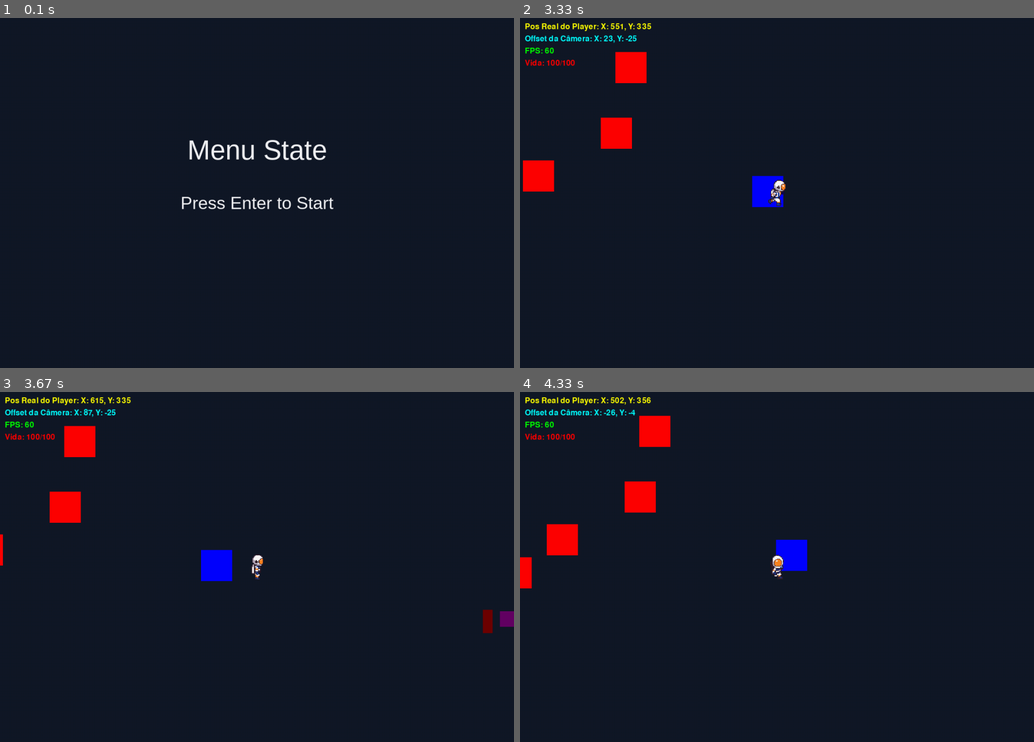
Above: before the commit, frames 1-4 (two rows, left to right).
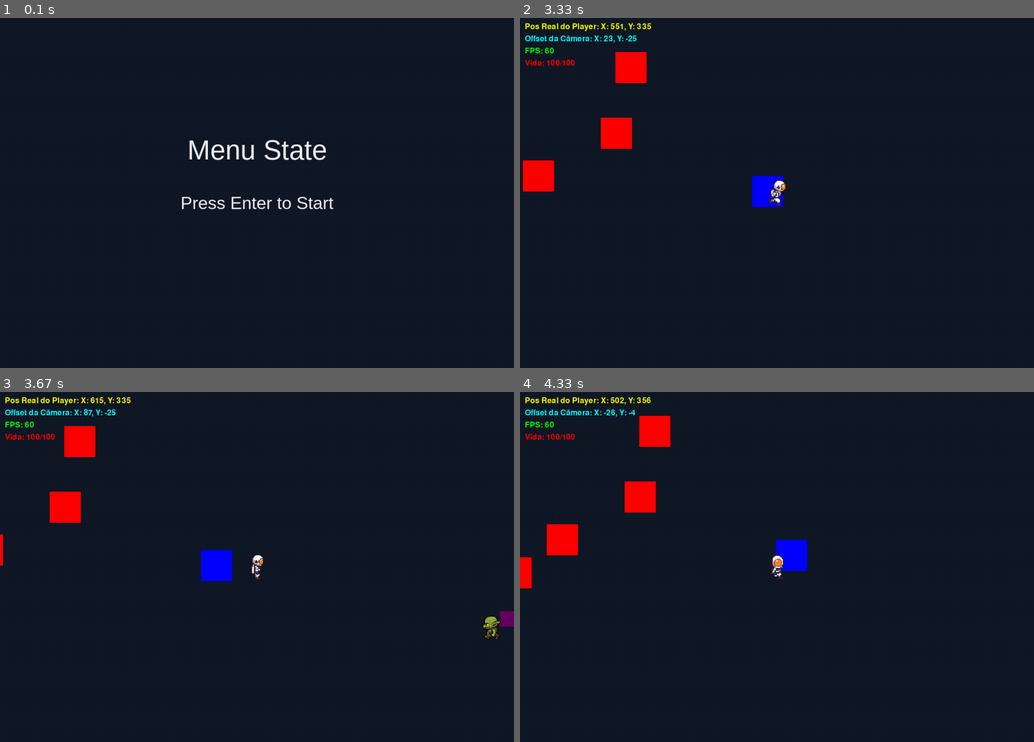
Above: after the commit, the same moments.

Repository: vitorpsogarcia/terranon
Game: pygame game, started from src/main.py
Same seed, same stepped clock (60 frames per second), same inputs: the game is played once before the commit and once after it.
Inputs (mouse positions are in pixels of both pictures, inside the frame that each line leads up to):
- Up to frame 1 (0.1 s): no input
- Up to frame 2 (3.33 s): tap Enter at 0.33, 1.83, 2.17 s; click (828, 217) at 0.72 s; hold D 1-1.47 s; move the mouse to (735, 179) at 1.03 s; hold W 1.5-1.8 s; tap K at 1.65 s; tap I at 2.5, 2.83 s; hold D from 3.17 s (still down)
- Up to frame 3 (3.67 s): release D at 3.63 s
- Up to frame 4 (4.33 s): hold A 3.67-4.2 s; tap Enter at 3.82 s; hold S from 4.23 s (still down)

Frames 1-2 are identical in both runs. In frame 3, 0.2% of the frame differs, in the area x 93-98%, y 62-71%; in frame 4, nothing differs.

Commit message:
feat: Adicionado o inimigo goblin com animações e atualizações do gerador de inimigos para utilizar o goblin.

Diff:
--- a/src/core/enums/directions_enum.py
+++ b/src/core/enums/directions_enum.py
@@ -23,6 +23,10 @@
         return list(DirectionsEnum)
 
     @staticmethod
+    def four_direction_list():
+        return [DirectionsEnum.NORTH, DirectionsEnum.SOUTH, DirectionsEnum.EAST, DirectionsEnum.WEST]
+
+    @staticmethod
     def get_by_text(text: str):
         for direction in DirectionsEnum:
             if direction.text == text:
--- /dev/null
+++ b/src/entities/character/goblin.py
@@ -0,0 +1,56 @@
+from core.enums.directions_enum import DirectionsEnum
+from core.settings.settings import ASSETS_FOLDER
+from entities.enemy import Enemy
+from utils.image import load_image
+
+class Goblin(Enemy):
+
+    def __init__(self, x: float, y: float, path: list, speed: float = 80.0, damage: int = 10, *groups):
+        super().__init__(x, y, path, speed, *groups)
+
+        self.health.max_hp = 50.0
+        self.damage = damage
+        self._last_direction = DirectionsEnum.NORTH
+        self.last_direction = self._last_direction.text
+        self.current_state = "walking"
+        self._current_anim = f"walking_{self._last_direction.text}"
+        self._setup_animations()
+        self.animator.play(self._current_anim)
+        self.animator.update(0.0)
+
+    def update(self, dt: float):
+        super().update(dt)
+        new_anim_name = f"{self.current_state}_{self.last_direction}"
+
+        if self._current_anim != new_anim_name:
+            self._current_anim = new_anim_name
+            self.animator.play(self._current_anim)
+
+        self.animator.update(dt)
+
+
+    def _setup_animations(self):
+            goblin_root = ASSETS_FOLDER / "images" / "goblin-pack" / "frames"
+
+            for direction in DirectionsEnum.four_direction_list():
+                direction_value = direction.text
+                running_dir = goblin_root / direction_value
+
+                idle_frame = None
+                running_frames = []
+
+                for i in range(6):
+                    image_path = running_dir / f"{i}.png"
+                    try:
+                        image = load_image(image_path, scale=self.scale)
+                        if i == 0:
+                            idle_frame = image
+                        else:
+                            running_frames.append(image)
+                    except FileNotFoundError:
+                        break
+
+                move_frames = running_frames if running_frames else [idle_frame]
+
+                self.animator.add_animation(f"idle_{direction_value}", [idle_frame], frame_duration=1.0)
+                self.animator.add_animation(f"walking_{direction_value}", move_frames, frame_duration=1 / 7.0)
--- a/src/entities/enemy.py
+++ b/src/entities/enemy.py
@@ -2,12 +2,12 @@
 from typing import List
 from entities.character.characters import Character
 from utils.direction import get_direction_str_by_vector
-from core.event_manager import EventManager
-from core.enums.game_event_enum import GameEventEnum
 
 class Enemy(Character):
     def __init__(self, x: float, y: float, path: List[pygame.math.Vector2], speed: float = 50.0, *groups: pygame.sprite.Group):
         super().__init__((x, y), speed, *groups)
+
+        self.scale = 0.3
 
         self.path = path
         self.current_waypoint_index = 0
--- a/src/entities/enemy_spawner.py
+++ b/src/entities/enemy_spawner.py
@@ -1,6 +1,7 @@
 import pygame
 from typing import List
 from core.game_object import StaticObject
+from entities.character.goblin import Goblin
 from entities.enemy import Enemy
 from core.event_manager import EventManager
 from core.enums.game_event_enum import GameEventEnum
@@ -26,5 +27,5 @@
             self.spawn_timer = 0.0
 
     def spawn_enemy(self, enemy_type: str = "default"):
-        new_enemy = Enemy(self.pos.x, self.pos.y, path=self.path)
+        new_enemy = Goblin(self.pos.x, self.pos.y, path=self.path)
         EventManager.get_instance().emit(GameEventEnum.ENEMY_SPAWNED, new_enemy)
--- a/src/utils/direction.py
+++ b/src/utils/direction.py
@@ -1,22 +1,19 @@
 from pygame import Vector2
 
 
+from pygame.math import Vector2
+
 def get_direction_str_by_vector(vector: Vector2) -> str | None:
-    if vector.x == 0 and vector.y < 0:
-        return "N"
-    elif vector.x == 0 and vector.y > 0:
-        return "S"
-    elif vector.x < 0 and vector.y == 0:
-        return "W"
-    elif vector.x > 0 and vector.y == 0:
-        return "E"
-    elif vector.x < 0 and vector.y < 0:
-        return "NW"
-    elif vector.x > 0 and vector.y < 0:
-        return "NE"
-    elif vector.x < 0 and vector.y > 0:
-        return "SW"
-    elif vector.x > 0 and vector.y > 0:
-        return "SE"
+    if vector.length() == 0:
+        return None
+
+    if abs(vector.x) > abs(vector.y):
+        if vector.x > 0:
+            return "E"
+        else:
+            return "W"
     else:
-        return None
+        if vector.y > 0:
+            return "S"
+        else:
+            return "N"
Renamed: assets/images/goblin-pack/frames/right/right_00.png -> assets/images/goblin-pack/frames/E/0.png
Renamed: assets/images/goblin-pack/frames/right/right_01.png -> assets/images/goblin-pack/frames/E/1.png
Renamed: assets/images/goblin-pack/frames/right/right_02.png -> assets/images/goblin-pack/frames/E/2.png
Renamed: assets/images/goblin-pack/frames/right/right_03.png -> assets/images/goblin-pack/frames/E/3.png
Renamed: assets/images/goblin-pack/frames/right/right_04.png -> assets/images/goblin-pack/frames/E/4.png
Renamed: assets/images/goblin-pack/frames/right/right_05.png -> assets/images/goblin-pack/frames/E/5.png
Renamed: assets/images/goblin-pack/frames/up/up_00.png -> assets/images/goblin-pack/frames/N/0.png
Renamed: assets/images/goblin-pack/frames/up/up_01.png -> assets/images/goblin-pack/frames/N/1.png
Renamed: assets/images/goblin-pack/frames/up/up_02.png -> assets/images/goblin-pack/frames/N/2.png
Renamed: assets/images/goblin-pack/frames/up/up_03.png -> assets/images/goblin-pack/frames/N/3.png
Renamed: assets/images/goblin-pack/frames/up/up_04.png -> assets/images/goblin-pack/frames/N/4.png
Renamed: assets/images/goblin-pack/frames/up/up_05.png -> assets/images/goblin-pack/frames/N/5.png
(and 12 more such lines)
